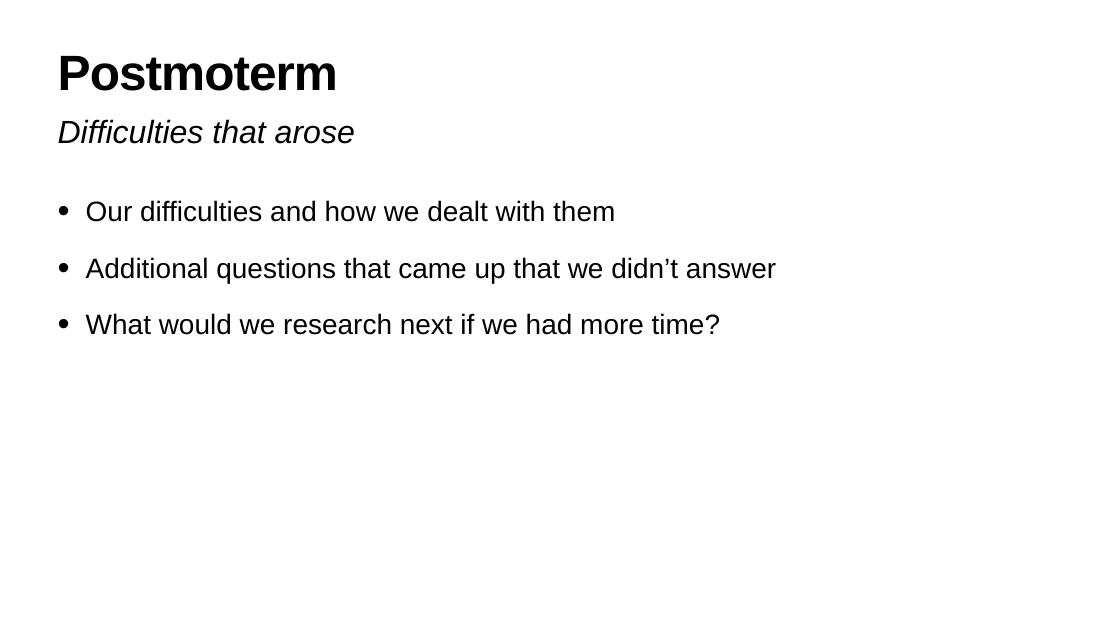
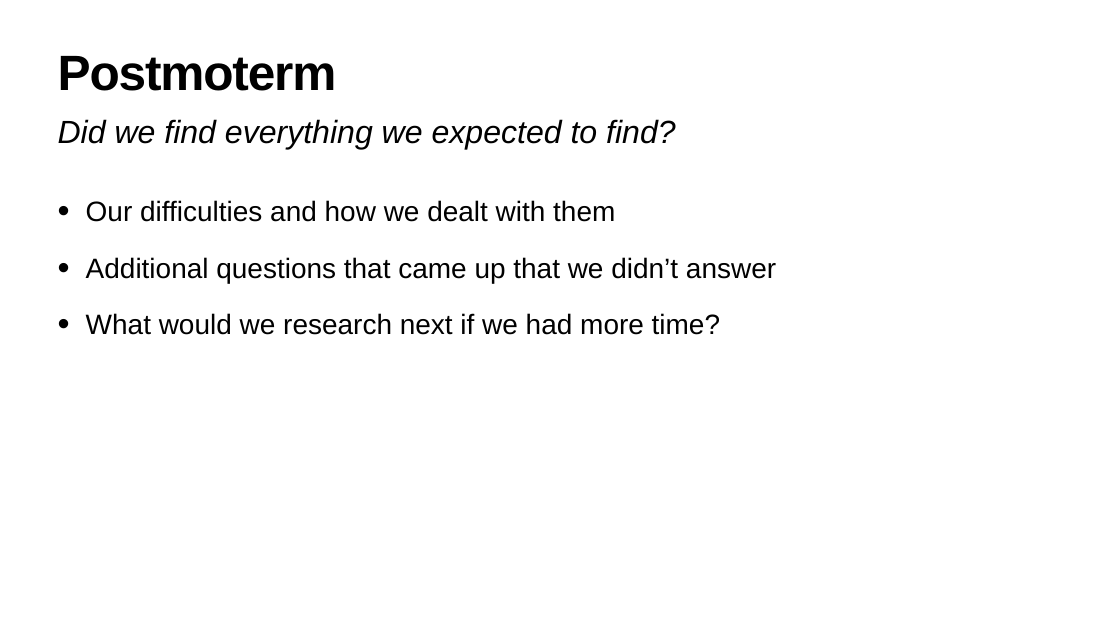
Before and after one commit to mmsaki/nft-trading-analysis, a slide deck: slide 12 of Fintech Group Presentation.pptx (slide 13 before the commit). Drawn at 1120x630 pixels with LibreOffice and Linux fonts; fonts in the diff are those of the drawing. Boxes give left, top, right and bottom in pixels: in the first picture for what was removed or moved away, otherwise in the second. Text is boxed around its words. In the diff, an @@ line names an element or a change of style, - is before the commit and + after.

```diff
--- a/Fintech Group Presentation.pptx
+++ b/Fintech Group Presentation.pptx
@@ title "Postmoterm" at box(58, 56, 337, 91): letter spacing -1.7 to -2 pt @@
@@ text at box(58, 119, 676, 149): text changed @@
-Difficulties that arose
+Did we find everything we expected to find?
```
Also in this commit, not shown: 11 other slides changed, 1 slide removed.
